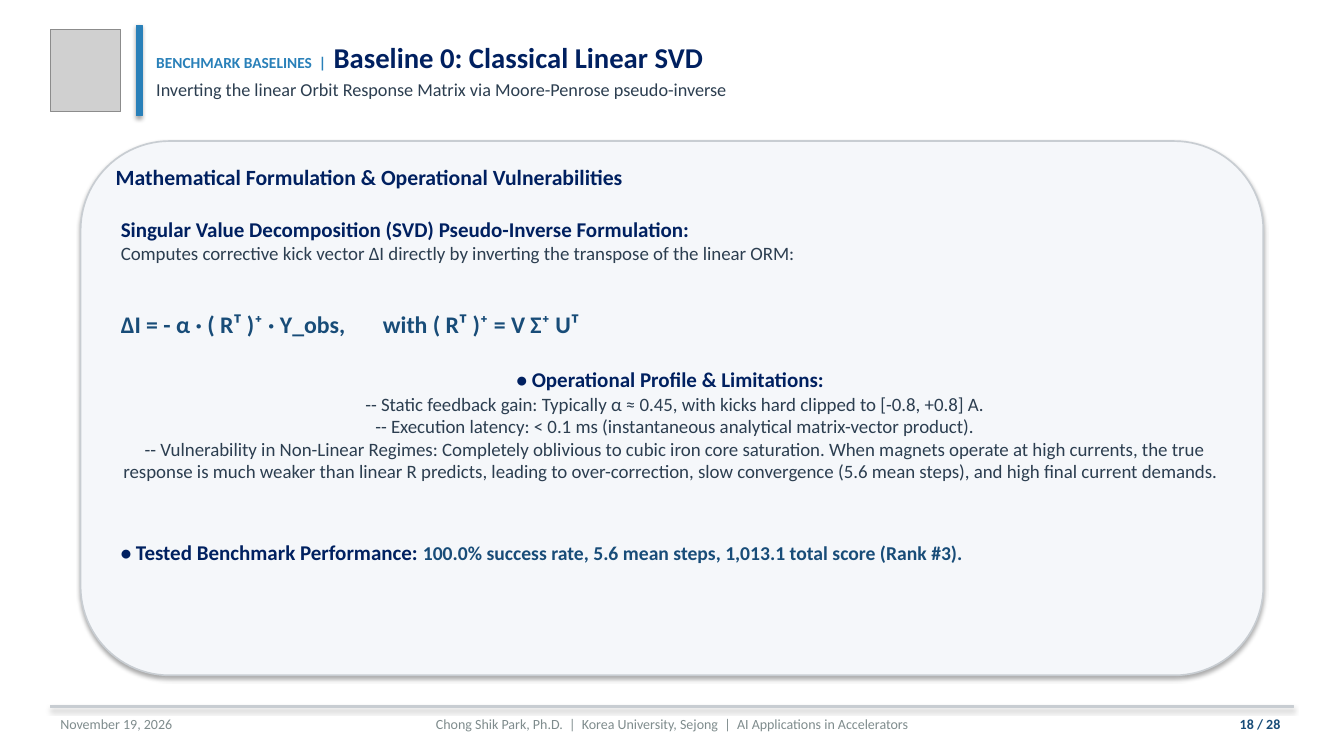
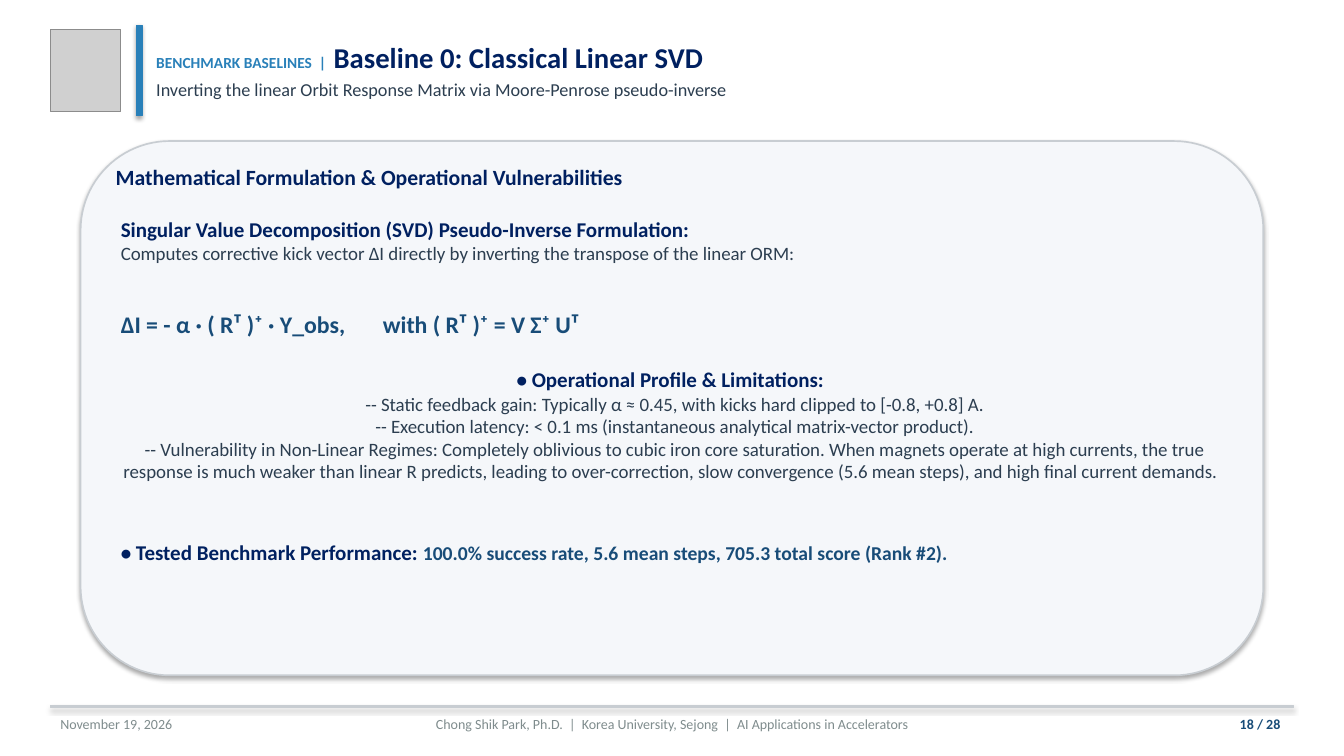
Before and after one commit to cspark7701/ai4acc-mini-hackathon, a slide deck: slide 18 of presentations/Lecture_1_AI_ML_Foundations_and_Control.pptx. Drawn at 1344x756 pixels with LibreOffice and Linux fonts; fonts in the diff are those of the drawing; grey boxes stand for pictures. Boxes give left, top, right and bottom in pixels: in the first picture for what was removed or moved away, otherwise in the second. Text is boxed around its words. In the diff, an @@ line names an element or a change of style, - is before the commit and + after.

```diff
--- a/presentations/Lecture_1_AI_ML_Foundations_and_Control.pptx
+++ b/presentations/Lecture_1_AI_ML_Foundations_and_Control.pptx
@@ text at [136, 545, 947, 563]: text changed @@
-• Tested Benchmark Performance: 100.0% success rate, 5.6 mean steps, 1,013.1 total score (Rank #3).
+• Tested Benchmark Performance: 100.0% success rate, 5.6 mean steps, 705.3 total score (Rank #2).
```
Also in this commit, not shown: 3 other slides changed, 16 other files.
